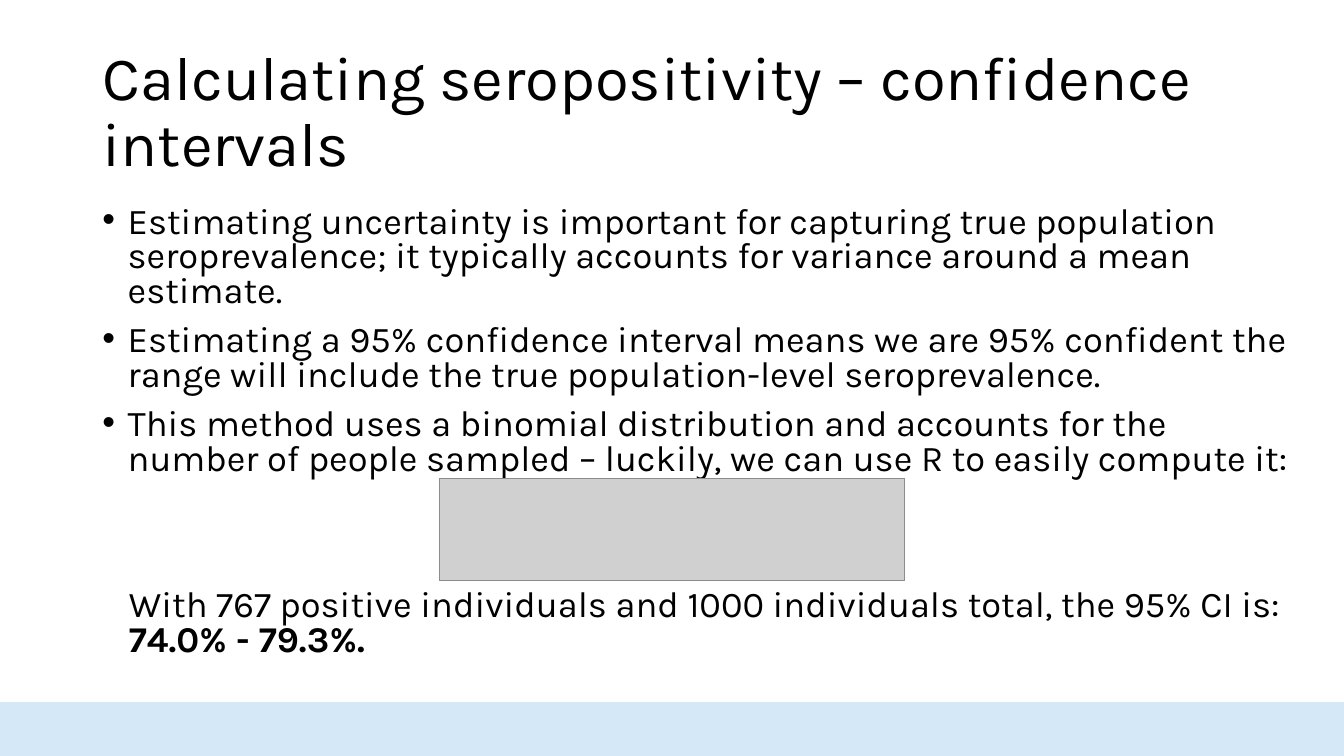
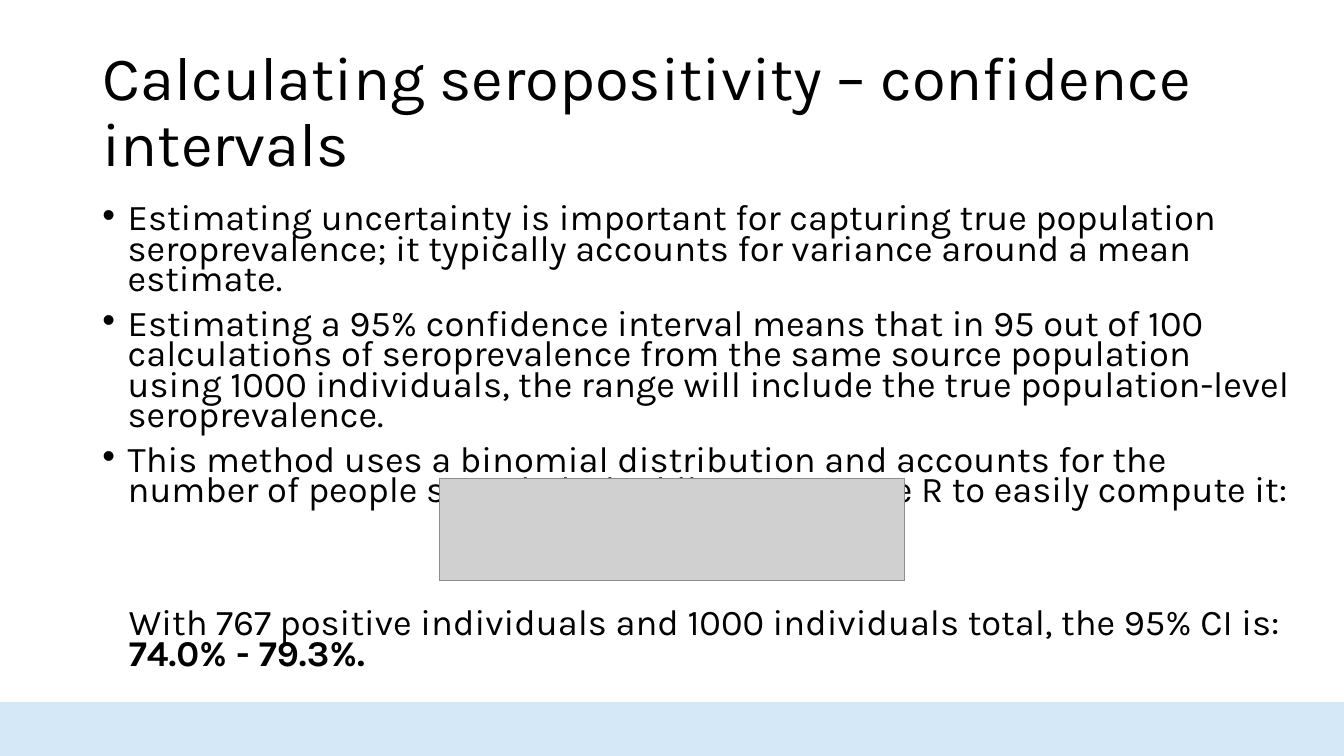
Before and after one commit to HopkinsIDD/seroanalytics_workshop, a slide deck: slide 16 of Lecture 3/Lecture 3 draft v2.pptx. Drawn at 1344x756 pixels with LibreOffice and Linux fonts; fonts in the diff are those of the drawing; grey boxes stand for pictures; background and template pictures are left out. Boxes give left, top, right and bottom in pixels: in the first picture for what was removed or moved away, otherwise in the second. Text is boxed around its words. In the diff, an @@ line names an element or a change of style, - is before the commit and + after.

Commit message:
minor changes to lectures 1 3 4

```diff
--- a/Lecture 3/Lecture 3 draft v2.pptx
+++ b/Lecture 3/Lecture 3 draft v2.pptx
@@ text at [128,205,1287,667]: line spacing 0.8 to 0.7 @@
@@ text at [128,311,1289,436]: text changed @@
-• Estimating a 95% confidence interval means we are 95% confident the range will include the true population-level seroprevalence.
+• Estimating a 95% confidence interval means that in 95 out of 100 calculations of seroprevalence from the same source population using 1000 individuals, the range will include the true population-level seroprevalence.
```
Also in this commit, not shown: 1 other file.
